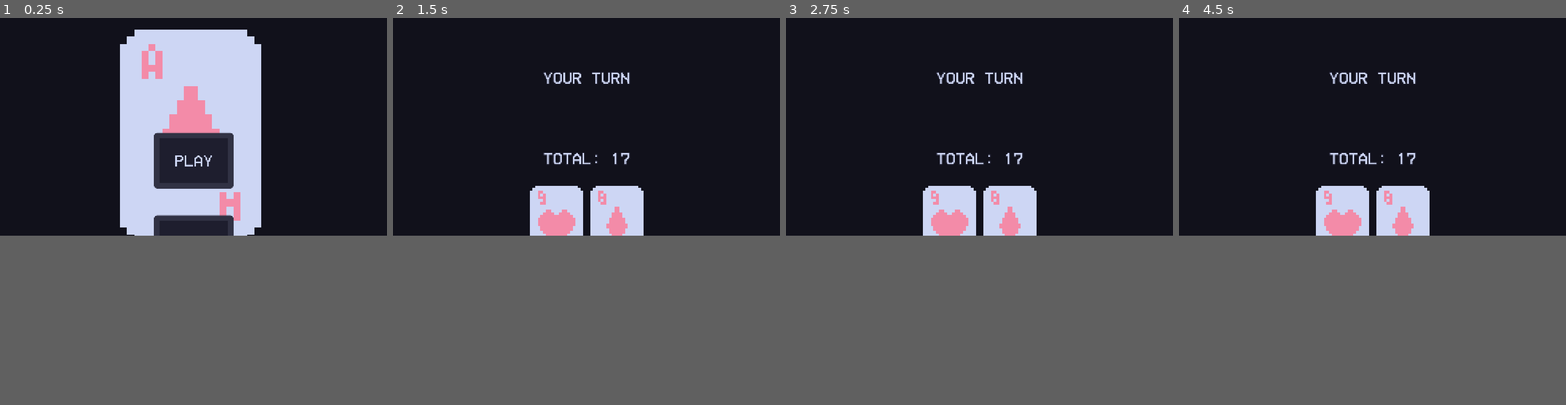
Above: before the commit, frames 1-4 (left to right).
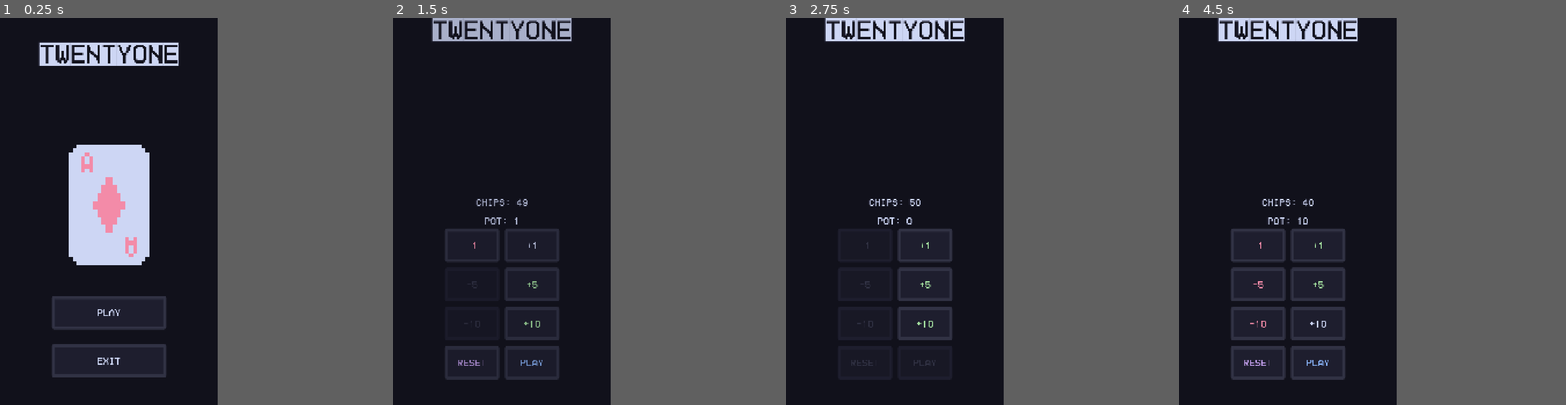
Above: after the commit, the same moments.

Repository: Virkkunen/twentyone
Game: Godot game, scene res://scenes/menu.tscn
Two runs of this game, one before a commit and one after it. Both use one fixed random seed, a clock stepped at 60 frames per second and the inputs below.
Inputs (mouse positions are in pixels of both pictures, inside the frame that each line leads up to):
- Up to frame 1 (0.25 s): no input
- Up to frame 2 (1.5 s): click "Play" (after the commit: "play") at 0.5 s; click (640, 145) at 1.25 s, where only the run after the commit has a clickable "+1"
- Up to frame 3 (2.75 s): click (925, 145) at 2 s, where only the run after the commit has a clickable "-1"
- Up to frame 4 (4.5 s): click (1426, 168) at 2.75 s, where only the run after the commit has a clickable "+5"; click (1318, 168) at 3.5 s, where only the run after the commit has a clickable "-5"; click (1426, 188) at 4.25 s, where only the run after the commit has a clickable "+10"
In our replay, the window is 800x450 before the commit and 450x800 after it. These sizes can differ from the game's own. Grey fills any space a smaller window leaves; there, only what the larger window draws over its background counts as a difference.

The runs differ from the first frame. In frame 1, 21% of the frame differs, in the area x 9-68%, y 3-93%; in frame 2, 7.7%; in frame 3, 6.9%; in frame 4, 8.7%.

Commit message:
basic game is done

Diff:
--- a/project.godot
+++ b/project.godot
@@ -12,7 +12,7 @@
 
 config/name="twentyone"
 config/description="twentyone"
-config/version="0.1.0"
+config/version="0.2.0"
 run/main_scene="uid://ciom0ll5rmkhd"
 config/features=PackedStringArray("4.4", "Mobile")
 run/max_fps=30
@@ -28,6 +28,8 @@
 
 [display]
 
+window/size/viewport_width=1080
+window/size/viewport_height=1920
 window/stretch/mode="canvas_items"
 window/stretch/aspect="expand"
 window/handheld/orientation=1
--- /dev/null
+++ b/scenes/betting.tscn
@@ -0,0 +1,132 @@
+[gd_scene load_steps=5 format=3 uid="uid://duwweukywy6eh"]
+
+[ext_resource type="Script" uid="uid://yyy8e7152aa0" path="res://scripts/ui/safeAreaHandler.gd" id="1_qidjw"]
+[ext_resource type="FontFile" uid="uid://crwae5t23lklj" path="res://assets/fonts/HomeVideoBold-R90Dv.ttf" id="2_bj2rl"]
+[ext_resource type="Script" uid="uid://dk5ir5nt6woka" path="res://scripts/ui/betButtons.gd" id="2_o44lc"]
+[ext_resource type="Script" uid="uid://n85ht4fw1ym2" path="res://scripts/ui/betLabels.gd" id="3_oun1i"]
+
+[node name="Betting" type="CanvasLayer"]
+
+[node name="MarginContainer" type="MarginContainer" parent="."]
+anchors_preset = 10
+anchor_right = 1.0
+offset_bottom = 116.0
+grow_horizontal = 2
+script = ExtResource("1_qidjw")
+
+[node name="Label" type="Label" parent="MarginContainer"]
+layout_mode = 2
+size_flags_vertical = 1
+theme_override_fonts/font = ExtResource("2_bj2rl")
+theme_override_font_sizes/font_size = 128
+text = "twentyone"
+horizontal_alignment = 1
+vertical_alignment = 1
+
+[node name="CenterContainer" type="CenterContainer" parent="."]
+offset_right = 1080.0
+offset_bottom = 1920.0
+
+[node name="BetLabels" type="VBoxContainer" parent="CenterContainer"]
+layout_mode = 2
+script = ExtResource("3_oun1i")
+
+[node name="BettingChipsLabel" type="Label" parent="CenterContainer/BetLabels"]
+layout_mode = 2
+text = "Chips: 100
+"
+horizontal_alignment = 1
+
+[node name="BettingPotLabel" type="Label" parent="CenterContainer/BetLabels"]
+layout_mode = 2
+text = "POT: 100"
+horizontal_alignment = 1
+
+[node name="MarginContainer2" type="MarginContainer" parent="."]
+anchors_preset = 12
+anchor_top = 1.0
+anchor_right = 1.0
+anchor_bottom = 1.0
+offset_top = -456.0
+grow_horizontal = 2
+grow_vertical = 0
+size_flags_horizontal = 3
+theme_override_constants/margin_left = 256
+theme_override_constants/margin_right = 256
+theme_override_constants/margin_bottom = 128
+
+[node name="BetButtons" type="FlowContainer" parent="MarginContainer2"]
+layout_mode = 2
+size_flags_horizontal = 3
+theme_override_constants/h_separation = 28
+theme_override_constants/v_separation = 28
+alignment = 1
+script = ExtResource("2_o44lc")
+
+[node name="Minus" type="VBoxContainer" parent="MarginContainer2/BetButtons"]
+layout_mode = 2
+size_flags_horizontal = 3
+theme_override_constants/separation = 28
+alignment = 1
+
+[node name="ButtonMinusOne" type="Button" parent="MarginContainer2/BetButtons/Minus"]
+layout_mode = 2
+theme_override_colors/font_color = Color(0.952941, 0.545098, 0.658824, 1)
+disabled = true
+text = "-1"
+
+[node name="ButtonMinusFive" type="Button" parent="MarginContainer2/BetButtons/Minus"]
+layout_mode = 2
+theme_override_colors/font_color = Color(0.952941, 0.545098, 0.658824, 1)
+disabled = true
+text = "-5"
+
+[node name="ButtonMinusTen" type="Button" parent="MarginContainer2/BetButtons/Minus"]
+layout_mode = 2
+theme_override_colors/font_color = Color(0.952941, 0.545098, 0.658824, 1)
+disabled = true
+text = "-10"
+
+[node name="Plus" type="VBoxContainer" parent="MarginContainer2/BetButtons"]
+layout_mode = 2
+size_flags_horizontal = 3
+theme_override_constants/separation = 28
+alignment = 1
+
+[node name="ButtonPlusOne" type="Button" parent="MarginContainer2/BetButtons/Plus"]
+layout_mode = 2
+theme_override_colors/font_color = Color(0.65098, 0.890196, 0.631373, 1)
+disabled = true
+text = "+1"
+
+[node name="ButtonPlusFive" type="Button" parent="MarginContainer2/BetButtons/Plus"]
+layout_mode = 2
+theme_override_colors/font_color = Color(0.65098, 0.890196, 0.631373, 1)
+disabled = true
+text = "+5"
+
+[node name="ButtonPlusTen" type="Button" parent="MarginContainer2/BetButtons/Plus"]
+layout_mode = 2
+theme_override_colors/font_color = Color(0.65098, 0.890196, 0.631373, 1)
+disabled = true
+text = "+10"
+
+[node name="HBoxContainer" type="HBoxContainer" parent="MarginContainer2/BetButtons"]
+layout_mode = 2
+size_flags_horizontal = 3
+theme_override_constants/separation = 28
+alignment = 1
+
+[node name="ButtonReset" type="Button" parent="MarginContainer2/BetButtons/HBoxContainer"]
+layout_mode = 2
+size_flags_horizontal = 3
+theme_override_colors/font_color = Color(0.796078, 0.65098, 0.968627, 1)
+disabled = true
+text = "Reset"
+
+[node name="ButtonPlay" type="Button" parent="MarginContainer2/BetButtons/HBoxContainer"]
+layout_mode = 2
+size_flags_horizontal = 3
+theme_override_colors/font_color = Color(0.537255, 0.705882, 0.980392, 1)
+disabled = true
+text = "play"
--- a/scenes/game.tscn
+++ b/scenes/game.tscn
@@ -41,6 +41,7 @@
 
 [node name="VBoxContainer" type="VBoxContainer" parent="UI/SafeMargin"]
 layout_mode = 2
+theme_override_constants/separation = 0
 alignment = 1
 
 [node name="ChipsAndPot" type="HBoxContainer" parent="UI/SafeMargin/VBoxContainer"]
@@ -59,7 +60,7 @@
 text = "POT: 0"
 
 [node name="Spacer" type="Panel" parent="UI/SafeMargin/VBoxContainer"]
-custom_minimum_size = Vector2(0, 100)
+custom_minimum_size = Vector2(0, 150)
 layout_mode = 2
 
 [node name="House" type="VBoxContainer" parent="UI/SafeMargin/VBoxContainer"]
@@ -119,7 +120,7 @@
 [node name="Buttons" type="GridContainer" parent="UI/SafeMargin/VBoxContainer"]
 custom_minimum_size = Vector2(0, 320)
 layout_mode = 2
-size_flags_vertical = 3
+size_flags_vertical = 6
 theme_override_constants/h_separation = 24
 columns = 3
 script = ExtResource("11_kvpfn")
--- a/scenes/menu.tscn
+++ b/scenes/menu.tscn
@@ -1,6 +1,5 @@
-[gd_scene load_steps=9 format=3 uid="uid://ciom0ll5rmkhd"]
+[gd_scene load_steps=8 format=3 uid="uid://ciom0ll5rmkhd"]
 
-[ext_resource type="Theme" uid="uid://b3f26mr56obgg" path="res://resources/base.tres" id="1_vjb58"]
 [ext_resource type="Script" uid="uid://yyy8e7152aa0" path="res://scripts/ui/safeAreaHandler.gd" id="2_con2f"]
 [ext_resource type="FontFile" uid="uid://crwae5t23lklj" path="res://assets/fonts/HomeVideoBold-R90Dv.ttf" id="3_4ytvr"]
 [ext_resource type="Texture2D" uid="uid://dfbou2341i20y" path="res://assets/cards/ace_diamonds.png" id="3_con2f"]
@@ -11,14 +10,14 @@
 tracks/0/type = "value"
 tracks/0/imported = false
 tracks/0/enabled = true
-tracks/0/path = NodePath(".:position")
+tracks/0/path = NodePath("..:position")
 tracks/0/interp = 1
 tracks/0/loop_wrap = true
 tracks/0/keys = {
 "times": PackedFloat32Array(0),
 "transitions": PackedFloat32Array(1),
 "update": 0,
-"values": [Vector2(0, 126)]
+"values": [Vector2(0, 0)]
 }
 
 [sub_resource type="Animation" id="Animation_con2f"]
@@ -27,14 +26,14 @@
 tracks/0/type = "value"
 tracks/0/imported = false
 tracks/0/enabled = true
-tracks/0/path = NodePath(".:position")
-tracks/0/interp = 2
+tracks/0/path = NodePath("..:position")
+tracks/0/interp = 1
 tracks/0/loop_wrap = true
 tracks/0/keys = {
-"times": PackedFloat32Array(0, 0.333333, 0.666667, 0.966667),
-"transitions": PackedFloat32Array(2, 0.5, 2, 0.5),
+"times": PackedFloat32Array(0, 0.4, 0.533333, 1),
+"transitions": PackedFloat32Array(-2, -2, -2, -2),
 "update": 0,
-"values": [Vector2(0, 126), Vector2(0, 150), Vector2(0, 150), Vector2(0, 126)]
+"values": [Vector2(0, 0), Vector2(0, -48), Vector2(0, -48), Vector2(0, 0)]
 }
 
 [sub_resource type="AnimationLibrary" id="AnimationLibrary_4ytvr"]
@@ -43,78 +42,75 @@
 &"hover": SubResource("Animation_con2f")
 }
 
-[node name="Menu" type="Control"]
-layout_mode = 3
-anchors_preset = 15
+[node name="Menu" type="CanvasLayer"]
+
+[node name="MarginContainer2" type="MarginContainer" parent="."]
+anchors_preset = 10
 anchor_right = 1.0
-anchor_bottom = 1.0
+offset_bottom = 57.0
 grow_horizontal = 2
-grow_vertical = 2
-size_flags_horizontal = 3
-size_flags_vertical = 3
-theme = ExtResource("1_vjb58")
-
-[node name="SafeMargin" type="MarginContainer" parent="."]
-layout_mode = 1
-anchors_preset = 15
-anchor_right = 1.0
-anchor_bottom = 1.0
-grow_horizontal = 2
-grow_vertical = 2
 script = ExtResource("2_con2f")
 
-[node name="VBoxContainer" type="VBoxContainer" parent="SafeMargin"]
+[node name="VBoxContainer" type="VBoxContainer" parent="MarginContainer2"]
 layout_mode = 2
 
-[node name="CenterContainer" type="CenterContainer" parent="SafeMargin/VBoxContainer"]
-layout_mode = 2
-size_flags_vertical = 3
-
-[node name="VBoxContainer" type="VBoxContainer" parent="SafeMargin/VBoxContainer/CenterContainer"]
+[node name="Panel" type="Panel" parent="MarginContainer2/VBoxContainer"]
+custom_minimum_size = Vector2(0, 72)
 layout_mode = 2
 
-[node name="Title" type="Label" parent="SafeMargin/VBoxContainer/CenterContainer/VBoxContainer"]
+[node name="Label" type="Label" parent="MarginContainer2/VBoxContainer"]
 layout_mode = 2
+size_flags_vertical = 1
 theme_override_fonts/font = ExtResource("3_4ytvr")
 theme_override_font_sizes/font_size = 128
 text = "twentyone"
 horizontal_alignment = 1
 vertical_alignment = 1
 
-[node name="Panel" type="Panel" parent="SafeMargin/VBoxContainer/CenterContainer/VBoxContainer"]
-custom_minimum_size = Vector2(176, 256)
+[node name="CenterContainer" type="CenterContainer" parent="."]
+anchors_preset = 15
+anchor_right = 1.0
+anchor_bottom = 1.0
+grow_horizontal = 2
+grow_vertical = 2
+
+[node name="Card" type="TextureRect" parent="CenterContainer"]
+custom_minimum_size = Vector2(440, 640)
 layout_mode = 2
+texture = ExtResource("3_con2f")
+expand_mode = 5
 
-[node name="AnimatedCard" type="Node2D" parent="SafeMargin/VBoxContainer/CenterContainer/VBoxContainer"]
-
-[node name="Card" type="TextureRect" parent="SafeMargin/VBoxContainer/CenterContainer/VBoxContainer/AnimatedCard"]
-offset_top = 126.0
-offset_right = 674.909
-offset_bottom = 800.909
-texture = ExtResource("3_con2f")
-expand_mode = 2
-stretch_mode = 5
-
-[node name="AnimationPlayer" type="AnimationPlayer" parent="SafeMargin/VBoxContainer/CenterContainer/VBoxContainer/AnimatedCard/Card"]
+[node name="AnimationPlayer" type="AnimationPlayer" parent="CenterContainer"]
+root_node = NodePath("../Card")
 libraries = {
 &"": SubResource("AnimationLibrary_4ytvr")
 }
 autoplay = "hover"
 
-[node name="Buttons" type="VBoxContainer" parent="SafeMargin/VBoxContainer"]
+[node name="MarginContainer" type="MarginContainer" parent="."]
+anchors_preset = 12
+anchor_top = 1.0
+anchor_right = 1.0
+anchor_bottom = 1.0
+offset_top = -552.0
+grow_horizontal = 2
+grow_vertical = 0
+theme_override_constants/margin_left = 256
+theme_override_constants/margin_right = 256
+theme_override_constants/margin_bottom = 128
+
+[node name="VBoxContainer2" type="VBoxContainer" parent="MarginContainer"]
 layout_mode = 2
-theme_override_constants/separation = 80
-alignment = 1
+size_flags_vertical = 4
+theme_override_constants/separation = 72
 script = ExtResource("4_mhnvy")
 
-[node name="ButtonPlay" type="Button" parent="SafeMargin/VBoxContainer/Buttons"]
+[node name="ButtonPlay" type="Button" parent="MarginContainer/VBoxContainer2"]
 layout_mode = 2
-size_flags_horizontal = 4
-size_flags_vertical = 3
-text = "Play"
+text = "play
+"
 
-[node name="ButtonExit" type="Button" parent="SafeMargin/VBoxContainer/Buttons"]
+[node name="ButtonExit" type="Button" parent="MarginContainer/VBoxContainer2"]
 layout_mode = 2
-size_flags_horizontal = 4
-size_flags_vertical = 3
-text = "Exit"
+text = "exit
+"
--- a/scenes/sceneTransition.tscn
+++ b/scenes/sceneTransition.tscn
@@ -1,6 +1,20 @@
 [gd_scene load_steps=5 format=3 uid="uid://dc0mawogtlsu4"]
 
 [ext_resource type="Script" uid="uid://bevts3yugy6i1" path="res://scripts/ui/sceneTransition.gd" id="1_8yd64"]
+
+[sub_resource type="Animation" id="Animation_gfr0b"]
+tracks/0/type = "value"
+tracks/0/imported = false
+tracks/0/enabled = true
+tracks/0/path = NodePath("ColorRect:color")
+tracks/0/interp = 1
+tracks/0/loop_wrap = true
+tracks/0/keys = {
+"times": PackedFloat32Array(0),
+"transitions": PackedFloat32Array(1),
+"update": 0,
+"values": [Color(0.0666667, 0.0666667, 0.105882, 0)]
+}
 
 [sub_resource type="Animation" id="Animation_8yd64"]
 resource_name = "fade"
@@ -18,21 +32,6 @@
 "values": [Color(0.0666667, 0.0666667, 0.105882, 0), Color(0.0666667, 0.0666667, 0.105882, 1)]
 }
 
-[sub_resource type="Animation" id="Animation_gfr0b"]
-length = 0.001
-tracks/0/type = "value"
-tracks/0/imported = false
-tracks/0/enabled = true
-tracks/0/path = NodePath("ColorRect:color")
-tracks/0/interp = 1
-tracks/0/loop_wrap = true
-tracks/0/keys = {
-"times": PackedFloat32Array(0),
-"transitions": PackedFloat32Array(1),
-"update": 0,
-"values": [Color(0.0666667, 0.0666667, 0.105882, 0)]
-}
-
 [sub_resource type="AnimationLibrary" id="AnimationLibrary_47dn4"]
 _data = {
 &"RESET": SubResource("Animation_gfr0b"),
@@ -40,9 +39,12 @@
 }
 
 [node name="SceneTransition" type="CanvasLayer"]
+layer = 2
+follow_viewport_enabled = true
 script = ExtResource("1_8yd64")
 
 [node name="ColorRect" type="ColorRect" parent="."]
+z_index = 99
 anchors_preset = 15
 anchor_right = 1.0
 anchor_bottom = 1.0
--- a/scripts/game.gd
+++ b/scripts/game.gd
@@ -164,9 +164,33 @@
 		Global.RoundWinner.DRAW:
 			Global.centre_text = "It's a draw"
 	await get_tree().create_timer(2).timeout
-	_payout()
+	if not _check_if_game_over():
+		_payout()
+	else:
+		_game_over()
+
+func _check_if_game_over() -> bool:
+	if Global.player_chips > 0:
+		return false
+
+	var lost_outcomes := [Global.RoundWinner.HOUSE, Global.RoundWinner.BUST]
+	if Global.round_winner in lost_outcomes:
+		return true
+
+	return false
 
 func _payout() -> void:
 	Global.player_chips += Global.pot
-	await get_tree().create_timer(4).timeout
+	Global.pot = 0
+	await get_tree().create_timer(3).timeout
+	SceneTransition.transition_to("res://scenes/betting.tscn")
+
+func _game_over() -> void:
+	Global.pot = 0
+	Global.centre_text = "Game over :("
+	await get_tree().create_timer(2).timeout
+	Global.centre_text = "The game was rigged from the start"
+	await get_tree().create_timer(2).timeout
+	Global.player_chips = 50
 	SceneTransition.transition_to("res://scenes/menu.tscn")
+	# add a first round variable
--- a/scripts/global.gd
+++ b/scripts/global.gd
@@ -74,7 +74,7 @@
 		emit_signal("game_action_changed")
 		print("ACTION: " + str(GameActions.keys()[game_action]))
 
-@export var pot: int = 10:
+@export var pot: int = 0:
 	get: return pot
 	set(value):
 		pot = value
--- /dev/null
+++ b/scripts/ui/betButtons.gd
@@ -0,0 +1,72 @@
+extends FlowContainer
+
+@onready var ButtonMinusOne = $Minus/ButtonMinusOne
+@onready var ButtonMinusFive = $Minus/ButtonMinusFive
+@onready var ButtonMinusTen = $Minus/ButtonMinusTen
+@onready var ButtonPlusOne = $Plus/ButtonPlusOne
+@onready var ButtonPlusFive = $Plus/ButtonPlusFive
+@onready var ButtonPlusTen = $Plus/ButtonPlusTen
+@onready var ButtonReset = $HBoxContainer/ButtonReset
+@onready var ButtonPlay = $HBoxContainer/ButtonPlay
+
+func _ready() -> void:
+	_on_pot_changed()
+	_on_player_chips_changed()
+	Global.pot_changed.connect(_on_pot_changed)
+	Global.player_chips_changed.connect(_on_player_chips_changed)
+
+	ButtonMinusOne.pressed.connect(func(): _on_bet_button_pressed("minus_one"))
+	ButtonMinusFive.pressed.connect(func(): _on_bet_button_pressed("minus_five"))
+	ButtonMinusTen.pressed.connect(func(): _on_bet_button_pressed("minus_ten"))
+	ButtonPlusOne.pressed.connect(func(): _on_bet_button_pressed("plus_one"))
+	ButtonPlusFive.pressed.connect(func(): _on_bet_button_pressed("plus_five"))
+	ButtonPlusTen.pressed.connect(func(): _on_bet_button_pressed("plus_ten"))
+	ButtonReset.pressed.connect(func(): _on_bet_button_pressed("reset"))
+	ButtonPlay.pressed.connect(func(): _on_bet_button_pressed("play"))
+
+func _on_pot_changed() -> void:
+	ButtonMinusTen.disabled = false if Global.pot >= 10 else true
+	ButtonMinusFive.disabled = false if Global.pot >= 5 else true
+	ButtonMinusOne.disabled = false if Global.pot >= 1 else true
+	ButtonPlay.disabled = false if Global.pot >= 1 else true
+	ButtonReset.disabled = false if Global.pot >= 1 else true
+
+func _on_player_chips_changed() -> void:
+	ButtonPlusOne.disabled = false if Global.player_chips >= 1 else true
+	ButtonPlusFive.disabled = false if Global.player_chips >= 5 else true
+	ButtonPlusTen.disabled = false if Global.player_chips >= 10 else true
+
+func _on_bet_button_pressed(button: String) -> void:
+	Input.vibrate_handheld(2)
+	match button:
+		"plus_one":
+			if Global.player_chips >= 1:
+				Global.player_chips -= 1
+				Global.pot += 1
+		"plus_five":
+			if Global.player_chips >= 5:
+				Global.player_chips -= 5
+				Global.pot += 5
+		"plus_ten":
+			if Global.player_chips >= 10:
+				Global.player_chips -= 10
+				Global.pot += 10
+		"minus_one":
+			if Global.pot >= 1:
+				Global.player_chips += 1
+				Global.pot -= 1
+		"minus_five":
+			if Global.pot >= 5:
+				Global.player_chips += 5
+				Global.pot -= 5
+		"minus_ten":
+			if Global.pot >= 10:
+				Global.player_chips += 10
+				Global.pot -= 10
+		"reset":
+			if Global.pot > 0:
+				Global.player_chips += Global.pot
+				Global.pot = 0
+		"play":
+			if Global.pot > 0:
+				SceneTransition.transition_to("res://scenes/game.tscn")
--- /dev/null
+++ b/scripts/ui/betLabels.gd
@@ -0,0 +1,17 @@
+extends VBoxContainer
+
+@onready var LabelChips = $BettingChipsLabel
+@onready var LabelPot = $BettingPotLabel
+
+func _ready() -> void:
+	LabelPot.text = "Pot: %s" % [Global.pot]
+	LabelChips.text = "Chips: %s" % [Global.player_chips]
+
+	Global.pot_changed.connect(_on_pot_changed)
+	Global.player_chips_changed.connect(_on_player_chips_changed)
+
+func _on_pot_changed() -> void:
+	LabelPot.text = "Pot: %s" % [Global.pot]
+
+func _on_player_chips_changed() -> void:
+	LabelChips.text = "Chips: %s" % [Global.player_chips]
--- a/scripts/ui/buttonsMenu.gd
+++ b/scripts/ui/buttonsMenu.gd
@@ -8,7 +8,7 @@
 	ButtonExit.pressed.connect(_on_button_exit)
 
 func _on_button_play() -> void:
-	SceneTransition.transition_to("res://scenes/game.tscn")
+	SceneTransition.transition_to("res://scenes/betting.tscn")
 
 func _on_button_exit() -> void:
 	get_tree().quit()
--- /dev/null
+++ b/scripts/ui/panelInset.gd
@@ -0,0 +1,11 @@
+extends Panel
+
+func _ready() -> void:
+	_apply_system_insets()
+
+func _apply_system_insets() -> void:
+	# wait a frame to ensure DisplayServer info is up to date
+	await get_tree().process_frame
+	var margin_top = DisplayServer.get_display_safe_area().position.y
+	#set("theme_override_constants/margin_top", margin_top)
+	self.custom_minimum_size = Vector2(1, margin_top)
Not shown, added: assets/21.png.import
Not shown, added: scripts/ui/betButtons.gd.uid
Not shown, added: scripts/ui/betLabels.gd.uid
Not shown, added: scripts/ui/panelInset.gd.uid
